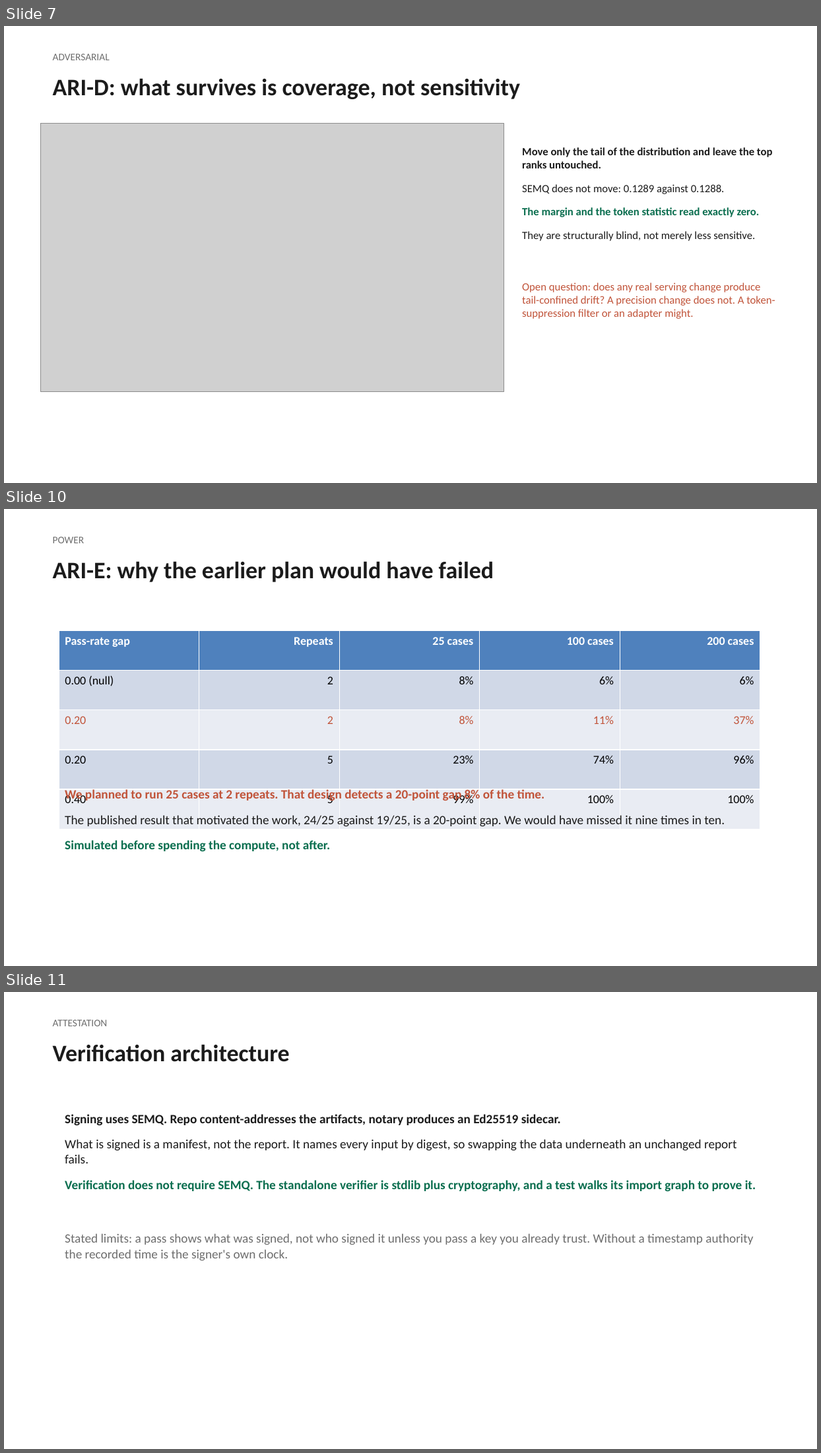
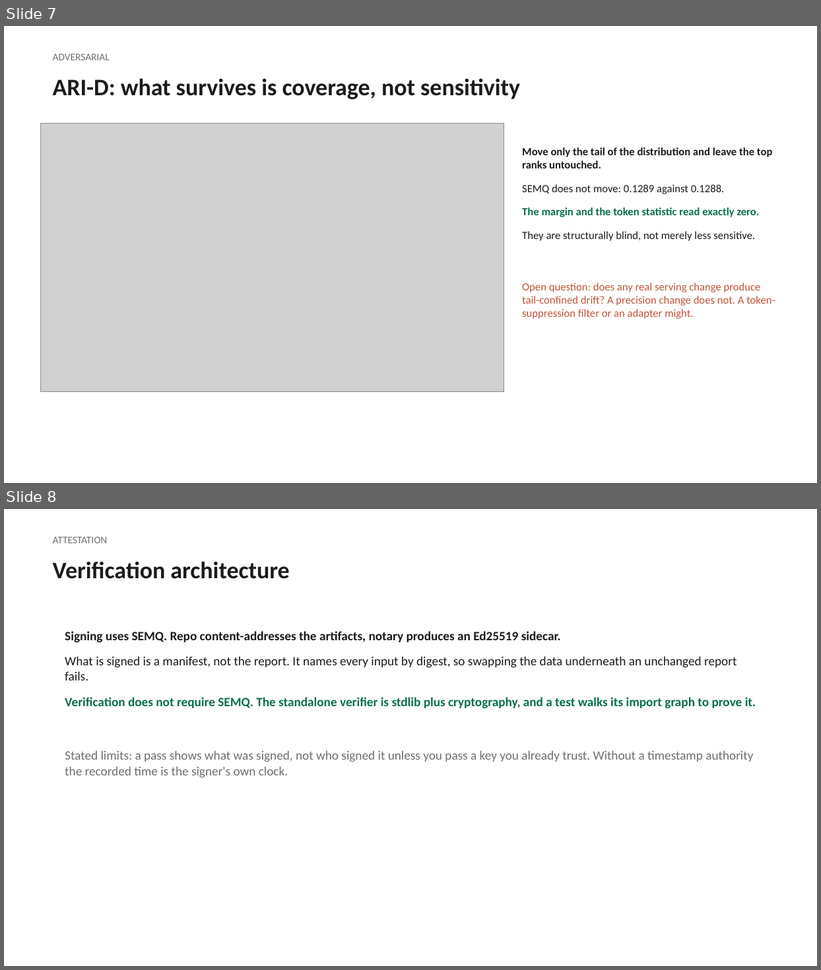
Before and after one commit to The-SEMQ-Group/semq-ari-benchmark, a slide deck: docs/deck/ari-technical.pptx. Shown one above the other, each under a label of ours: slides 7, 10 and 11 before the commit, slides 7 and 8 after it; the slides between them are not shown. The pictures are 821x1453 and 821x970 pixels, drawn with LibreOffice and Linux fonts; fonts in the diff are those of the drawing; grey boxes stand for pictures. Boxes give left, top, right and bottom in pixels: in the first picture for what was removed or moved away, otherwise in the second. Text is boxed around its words. In the diff, an @@ line names an element or a change of style, - is before the commit and + after.

```diff
--- a/docs/deck/ari-technical.pptx
+++ b/docs/deck/ari-technical.pptx
@@ slide 10 removed at [4,509,817,966], background #FFFFFF @@
@@ text removed at [53,537,84,543] @@
-POWER
@@ text removed at [53,561,494,582] @@
-ARI-E: why the earlier plan would have failed
@@ table removed at [59,631,760,829], 5 rows, 5 columns @@
-Pass-rate gap | Repeats | 25 cases | 100 cases | 200 cases
-0.00 (null) | 2 | 8% | 6% | 6%
-0.20 | 2 | 8% | 11% | 37%
-0.20 | 5 | 23% | 74% | 96%
-0.40 | 5 | 99% | 100% | 100%
@@ text removed at [65,789,725,852] @@
-We planned to run 25 cases at 2 repeats. That design detects a 20-point gap 8% of the time.
-The published result that motivated the work, 24/25 against 19/25, is a 20-point gap. We would have missed it nine times in ten.
-Simulated before spending the compute, not after.
@@ what was slide 11 is now slide 8 @@
```
Also in this commit, not shown: 2 other slides removed, 29 other files.
